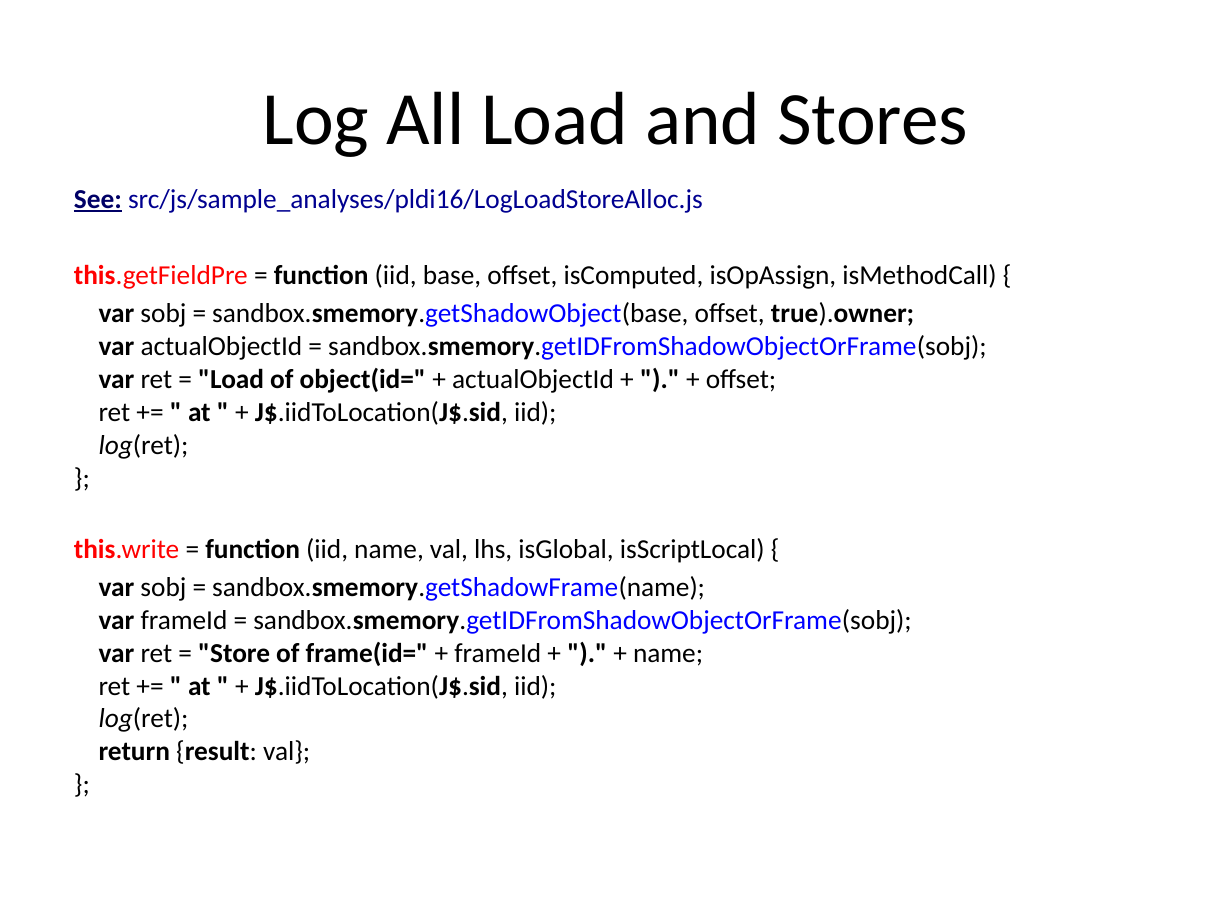
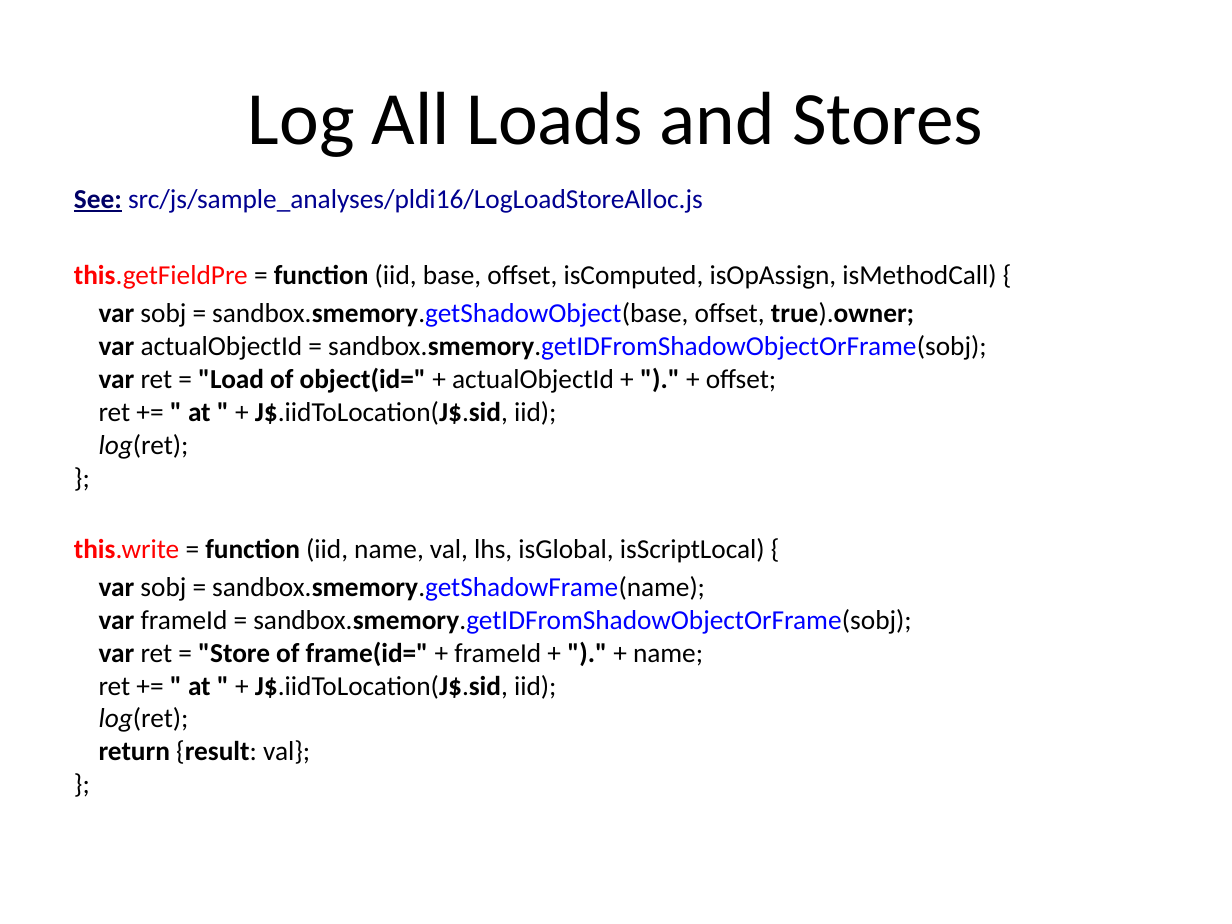
Before and after one commit to Samsung/jalangi2, a slide deck: slide 36 of docs/jalangi-pldi16.pptx. Drawn at 1232x924 pixels with LibreOffice and Linux fonts; fonts in the diff are those of the drawing. Boxes give left, top, right and bottom in pixels: in the first picture for what was removed or moved away, otherwise in the second. Text is boxed around its words. In the diff, an @@ line names an element or a change of style, - is before the commit and + after.

```diff
--- a/docs/jalangi-pldi16.pptx
+++ b/docs/jalangi-pldi16.pptx
@@ title at box(248, 91, 983, 157): text changed @@
-Log All Load and Stores
+Log All Loads and Stores
```
Also in this commit, not shown: 5 other slides changed.
